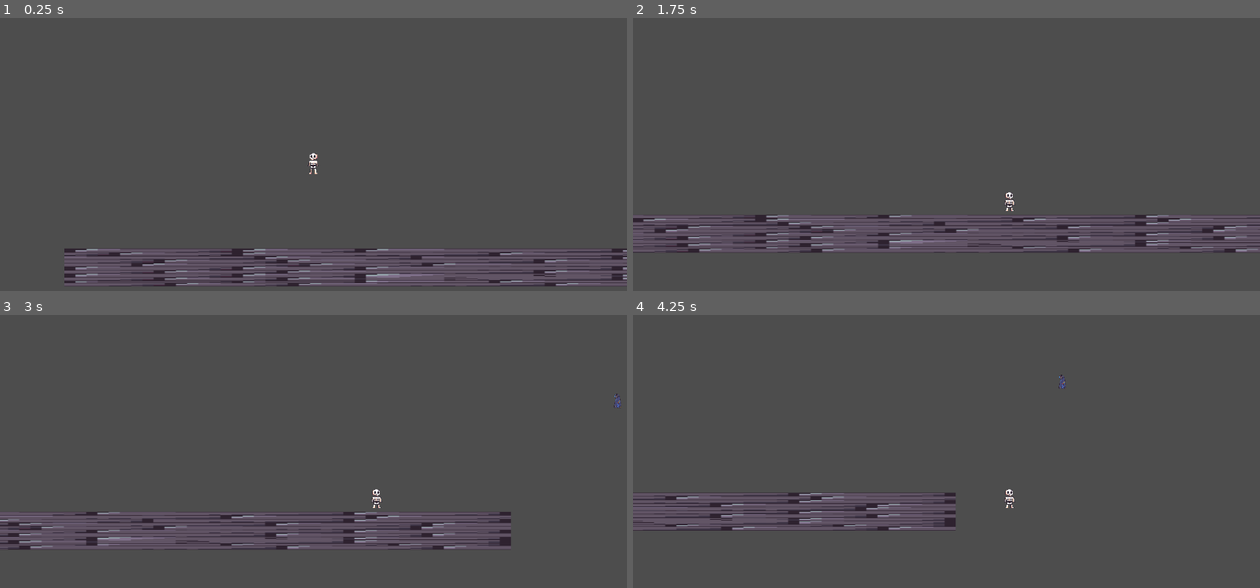
Above: before the commit, frames 1-4 (two rows, left to right).
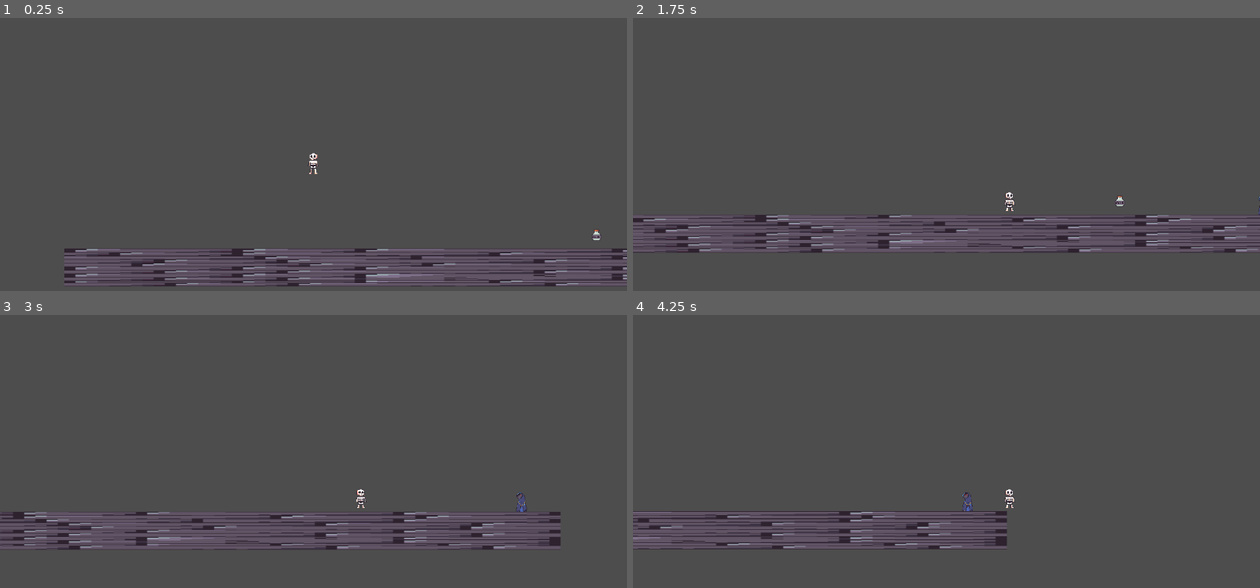
Above: after the commit, the same moments.

Repository: Hexalikk/Mini-Jame-Gam-55
Game: Godot game, scene res://scenes/main.tscn
The game is run twice, just before and just after one commit, with the same random seed, the same clock (stepped at 60 frames per second) and the same inputs.
Inputs:
- Up to frame 1 (0.25 s): no input
- Up to frame 2 (1.75 s): hold D (right) from 0.53 s (still down); tap E (throw a bone) at 0.6, 1.35 s; tap Space (jump) at 0.77, 1.52 s
- Up to frame 3 (3 s): release D (right) at 2.03 s; hold A (left) 2.03-2.78 s; tap E (throw a bone) at 2.1, 2.85 s; hold D (right) from 2.78 s (still down)
- Up to frame 4 (4.25 s): keep holding D (right); tap Space (jump) at 3.02, 3.77 s; tap E (throw a bone) at 3.6 s

The runs differ from the first frame. In frame 1, less than 0.1% of the frame differs, in the area x 94-96%, y 77-82%; in frame 2, less than 0.1%; in frame 3, 4.9%, in the area x 0-100%, y 28-86%; in frame 4, 4.5%.

Commit message:
added milk

Diff:
--- a/stronger-bones/scenes/levels/Level1.tscn
+++ b/stronger-bones/scenes/levels/Level1.tscn
@@ -1,6 +1,7 @@
 [gd_scene format=3 uid="uid://dfe4mlpp7t6hy"]
 
 [ext_resource type="PackedScene" uid="uid://bkc05oxigicje" path="res://scenes/player.tscn" id="1_6ovph"]
+[ext_resource type="PackedScene" uid="uid://dcerv7o74dm14" path="res://scenes/milk.tscn" id="1_68ib6"]
 [ext_resource type="Texture2D" uid="uid://b356ac7md8y0t" path="res://assets/wall.png" id="2_bwv4p"]
 [ext_resource type="Script" uid="uid://dcaot5k2ldgfd" path="res://scripts/player.gd" id="2_odhdn"]
 [ext_resource type="PackedScene" uid="uid://df8v4tf3n6mn4" path="res://scenes/necromancer.tscn" id="4_dw26h"]
@@ -12,12 +13,15 @@
 
 [node name="Level1" type="Node2D" unique_id=1041584676]
 
+[node name="Milk" parent="." unique_id=1368433105 instance=ExtResource("1_68ib6")]
+position = Vector2(592, 229)
+
 [node name="Player" parent="." unique_id=939722360 instance=ExtResource("1_6ovph")]
 position = Vector2(72, 68)
 script = ExtResource("2_odhdn")
 
 [node name="Necromancer" parent="." unique_id=497351908 instance=ExtResource("4_dw26h")]
-position = Vector2(1122, 49.000008)
+position = Vector2(853.00006, 236.00002)
 scale = Vector2(0.1, 0.1)
 
 [node name="StaticBody2D" type="StaticBody2D" parent="." unique_id=1347995310]
--- /dev/null
+++ b/stronger-bones/scenes/milk.tscn
@@ -0,0 +1,44 @@
+[gd_scene format=3 uid="uid://dcerv7o74dm14"]
+
+[ext_resource type="Texture2D" uid="uid://cdnmbfi7ibjvb" path="res://assets/milk.png" id="1_b1h7t"]
+[ext_resource type="Script" uid="uid://wfgvnpq6gq3b" path="res://scripts/milk.gd" id="1_i8xox"]
+
+[sub_resource type="CircleShape2D" id="CircleShape2D_i8xox"]
+
+[sub_resource type="AtlasTexture" id="AtlasTexture_bjqo6"]
+atlas = ExtResource("1_b1h7t")
+region = Rect2(0, 0, 512, 512)
+
+[sub_resource type="AtlasTexture" id="AtlasTexture_nxewm"]
+atlas = ExtResource("1_b1h7t")
+region = Rect2(512, 0, 512, 512)
+
+[sub_resource type="SpriteFrames" id="SpriteFrames_2a8y6"]
+animations = [{
+"frames": [{
+"duration": 5.0,
+"texture": SubResource("AtlasTexture_bjqo6")
+}, {
+"duration": 4.5,
+"texture": SubResource("AtlasTexture_nxewm")
+}],
+"loop": true,
+"name": &"default",
+"speed": 5.0
+}]
+
+[node name="Milk" type="Node2D" unique_id=1368433105]
+script = ExtResource("1_i8xox")
+
+[node name="Area2D" type="Area2D" parent="." unique_id=1994999373]
+
+[node name="CollisionShape2D" type="CollisionShape2D" parent="Area2D" unique_id=2077164736]
+shape = SubResource("CircleShape2D_i8xox")
+
+[node name="AnimatedSprite2D" type="AnimatedSprite2D" parent="Area2D" unique_id=505117414]
+position = Vector2(-2.5, 7.5)
+scale = Vector2(0.24023438, 0.22070313)
+sprite_frames = SubResource("SpriteFrames_2a8y6")
+frame_progress = 0.69881374
+
+[connection signal="body_entered" from="Area2D" to="." method="_on_area_2d_body_entered"]
--- a/stronger-bones/scenes/necromancer.tscn
+++ b/stronger-bones/scenes/necromancer.tscn
@@ -1,6 +1,6 @@
 [gd_scene format=3 uid="uid://df8v4tf3n6mn4"]
 
-[ext_resource type="Texture2D" uid="uid://1dm0ym7auaeq" path="res://Necromancer.png" id="1_i52cb"]
+[ext_resource type="Texture2D" uid="uid://1dm0ym7auaeq" path="res://assets/characters/Necromancer.png" id="1_i52cb"]
 
 [sub_resource type="PhysicsMaterial" id="PhysicsMaterial_c6vx4"]
 
@@ -45,7 +45,7 @@
 
 [node name="AnimatedSprite2D" type="AnimatedSprite2D" parent="StaticBody2D" unique_id=931725513]
 position = Vector2(-0.99999905, -4.000004)
-scale = Vector2(0.5, 0.5)
+scale = Vector2(0.75, 0.75)
 sprite_frames = SubResource("SpriteFrames_rrjuj")
-frame_progress = 0.78795195
+frame_progress = 0.3215605
 speed_scale = 0.5
--- /dev/null
+++ b/stronger-bones/scripts/milk.gd
@@ -0,0 +1,10 @@
+extends Node2D
+
+
+
+
+func _on_area_2d_body_entered(body: Node2D) -> void:
+	var p : player = body as player
+	if p._state != player.STATE.NORMAL:
+		p.grow()
+		self.queue_free()
--- a/stronger-bones/scripts/player.gd
+++ b/stronger-bones/scripts/player.gd
@@ -99,6 +99,14 @@
 	move_and_slide()
 
 
+func grow():
+	match _state:
+		STATE.NO_LEGS:
+			_state = STATE.NORMAL
+		STATE.HEAD:
+			_state = STATE.NO_LEGS
+
+
 func handle_movement(direction,delta):
 		match _state:
 			STATE.NORMAL:
@@ -106,6 +114,7 @@
 
 			STATE.NO_LEGS:
 				velocity.x = direction * NO_LEGS_SPEED
+
 			STATE.HEAD:
 				if direction != 0:
 					velocity.x += direction * NO_HEAD_ACCELERATION * delta
Binary file added: stronger-bones/assets/milk.png
Not shown, added: stronger-bones/assets/milk.png.import
Not shown, added: stronger-bones/scripts/milk.gd.uid
Not shown, added: assets/arts/milk.png
Not shown, changed: assets/arts/milk.pxo
